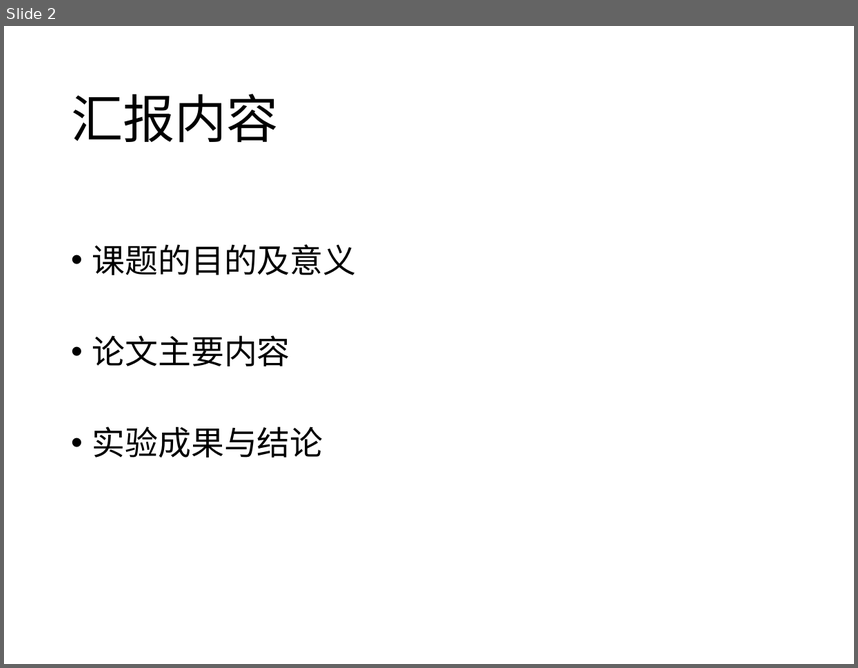
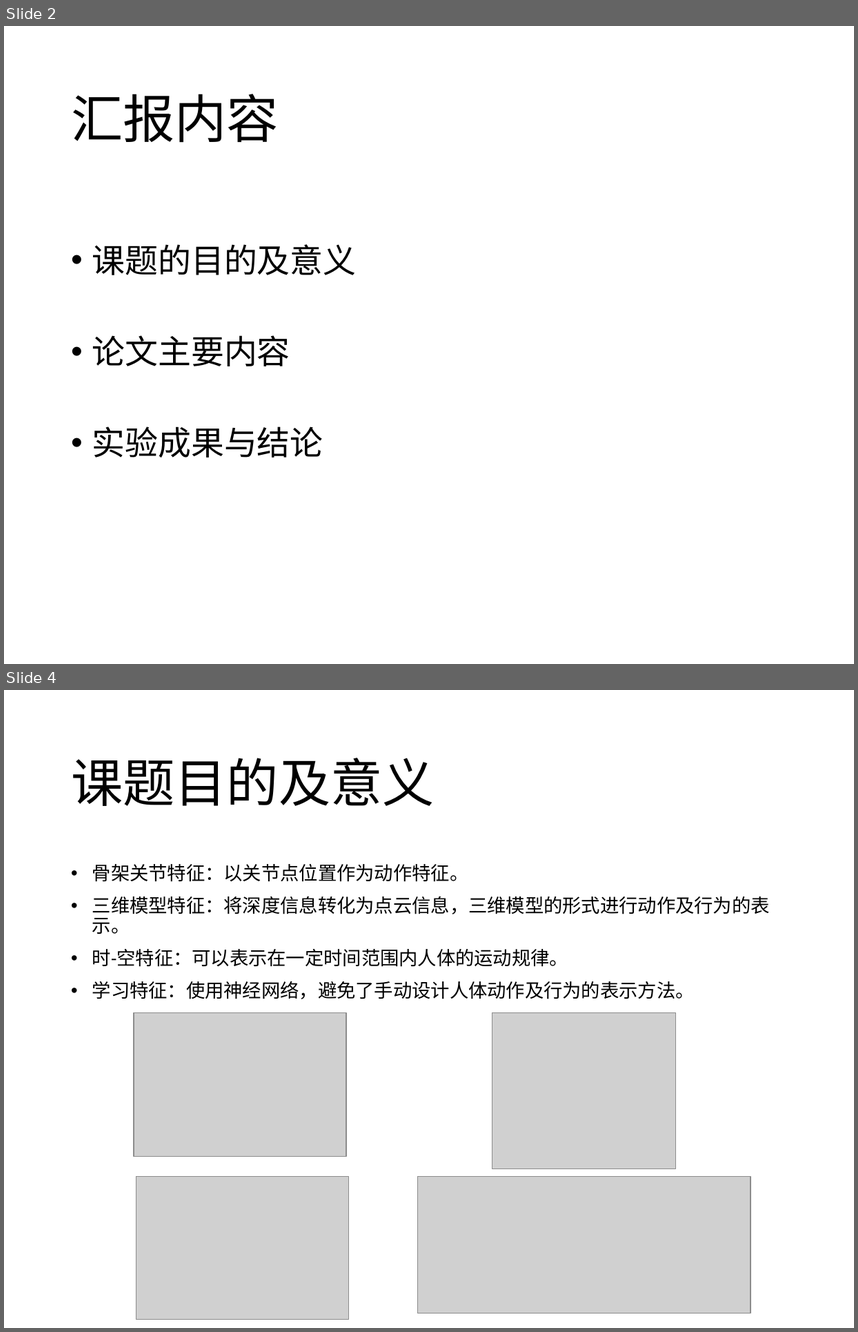
Before and after one commit to Mostro-Complexity/The-Damn-Thesis, a slide deck: 仇思宇-终期答辩-20190530.pptx. Shown one above the other, each under a label of ours: slide 2 before the commit, slides 2 and 4 after it; the slides between them are not shown. The pictures are 858x668 and 858x1332 pixels, drawn with LibreOffice and Linux fonts; fonts in the diff are those of the drawing; grey boxes stand for pictures. Boxes give left, top, right and bottom in pixels: in the first picture for what was removed or moved away, otherwise in the second. Text is boxed around its words. In the diff, an @@ line names an element or a change of style, - is before the commit and + after.

```diff
--- a/仇思宇-终期答辩-20190530.pptx
+++ b/仇思宇-终期答辩-20190530.pptx
@@ slide 4 added at [4,690,854,1328], background #FFFFFF @@
@@ title added at [71,758,435,806], 44 pt, text #000000 @@
+课题目的及意义
@@ text added at [92,864,770,999], 16 pt, text #000000 @@
+• 骨架关节特征：以关节点位置作为动作特征。
+• 三维模型特征：将深度信息转化为点云信息，三维模型的形式进行动作及行为的表示。
+• 时-空特征：可以表示在一定时间范围内人体的运动规律。
+• 学习特征：使用神经网络，避免了手动设计人体动作及行为的表示方法。
@@ picture added at [134,1012,346,1156] @@
@@ picture added at [492,1012,675,1169] @@
@@ picture added at [136,1176,349,1319] @@
@@ picture added at [418,1176,751,1313] @@
```
Also in this commit, not shown: 11 slides changed, 3 other slides added, 5 slides removed, 13 other files.
